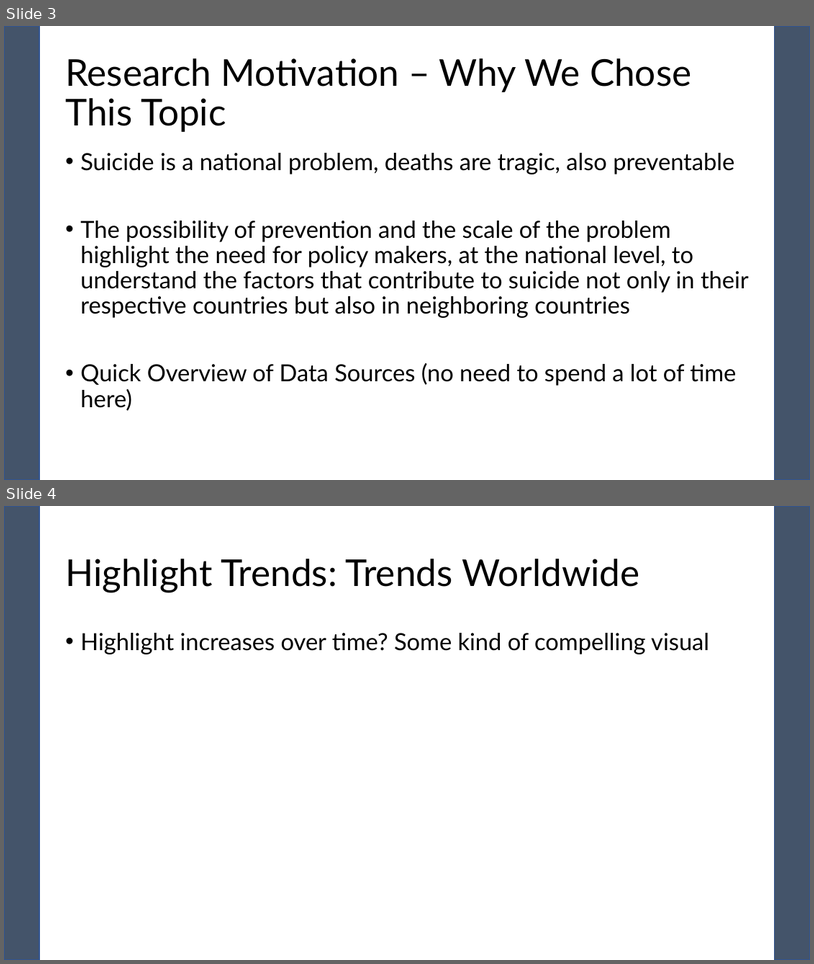
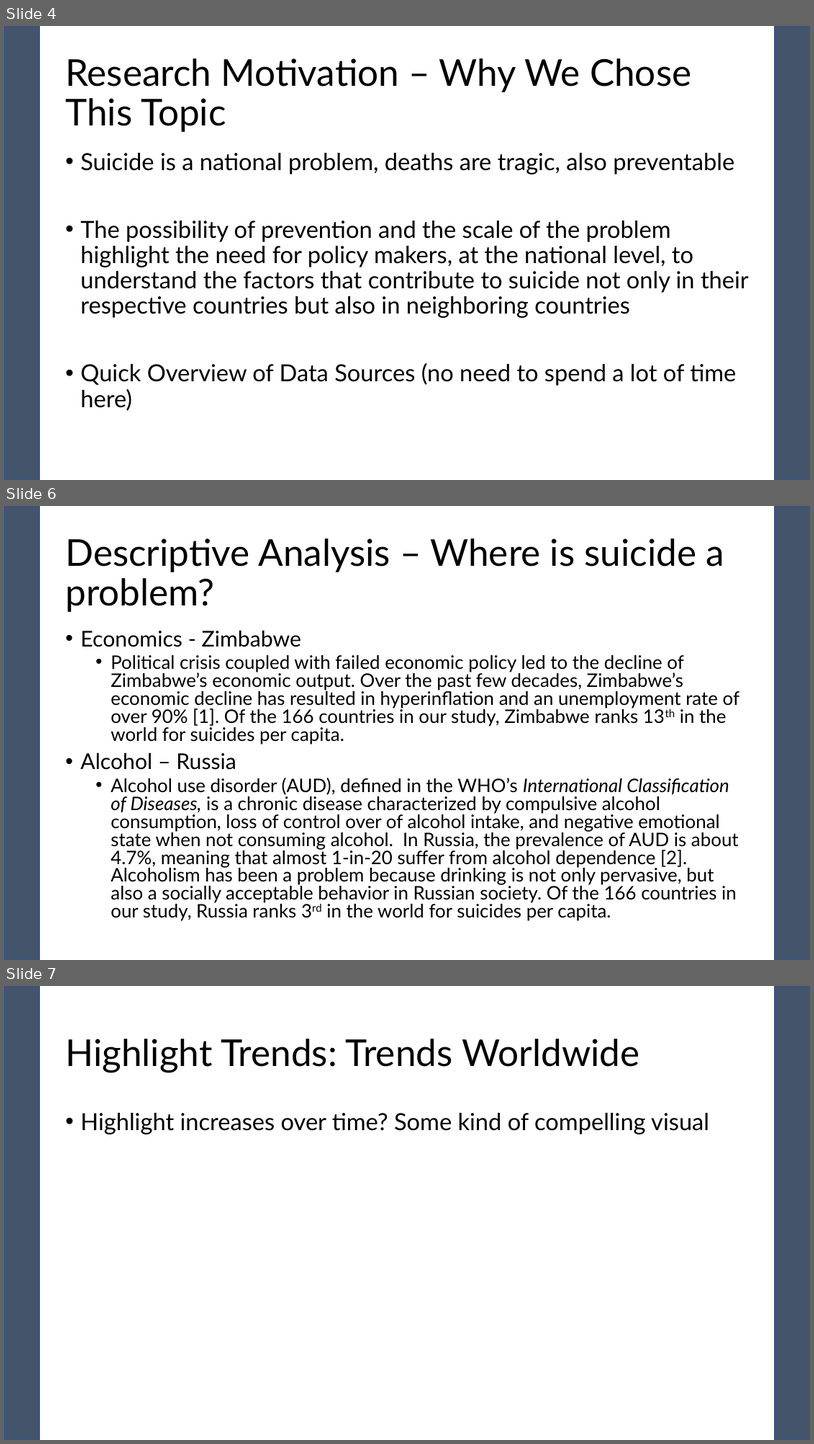
Before and after one commit to pewilliams/regression-mei-team-proj, a slide deck: presentation/Team-25_Sam.pptx. Shown one above the other, each under a label of ours: slides 3 and 4 before the commit, slides 4, 6 and 7 after it; the slides between them are not shown. The pictures are 814x964 and 814x1444 pixels, drawn with LibreOffice and Linux fonts; fonts in the diff are those of the drawing. Boxes give left, top, right and bottom in pixels: in the first picture for what was removed or moved away, otherwise in the second. Text is boxed around its words. In the diff, an @@ line names an element or a change of style, - is before the commit and + after.

Commit message:
Updated presentation with Descriptive Analysis and Recommendations slides

```diff
--- a/presentation/Team-25_Sam.pptx
+++ b/presentation/Team-25_Sam.pptx
@@ slide 6 added at box(4, 506, 810, 960), background #FFFFFF; not listed: 2 template elements that a slide beside it also shows @@
@@ title added at box(65, 538, 725, 612), 44 pt, text #000000 @@
+Descriptive Analysis – Where is suicide a problem?
@@ text added at box(80, 630, 740, 921), 22.2 pt, text #000000 @@
+• Economics - Zimbabwe
+  • Political crisis coupled with failed economic policy led to the decline of Zimbabwe’s economic output. Over the past few decades, Zimbabwe’s economic decline has resulted in hyperinflation and an unemployment rate of over 90% [1]. Of the 166 countries in our study, Zimbabwe ranks 13th in the world for suicides per capita.
+• Alcohol – Russia
+  • Alcohol use disorder (AUD), defined in the WHO’s International Classification of Diseases, is a chronic disease characterized by compulsive alcohol consumption, loss of control over of alcohol intake, and negative emotional state when not consuming alcohol. In Russia, the prevalence of AUD is about 4.7%, meaning that almost 1-in-20 suffer from alcohol dependence [2]. Alcoholism has been a problem because drinking is not only pervasive, but also a socially acceptable behavior in Russian society. Of the 166 countries in our study, Russia ranks 3rd in the world for suicides per capita.
@@ what was slide 3 is now slide 4 @@
@@ what was slide 4 is now slide 7 @@
```
Also in this commit, not shown: 4 slides changed, 3 other slides added, 1 other file.
